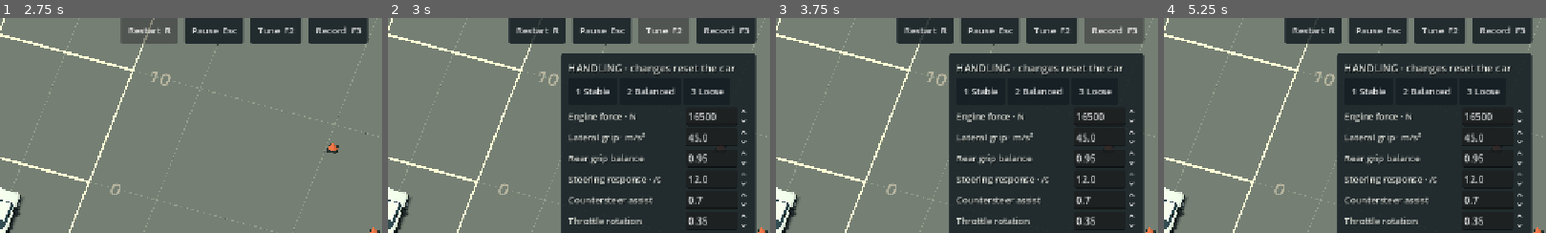
Above: before the commit, frames 1-4 (left to right).
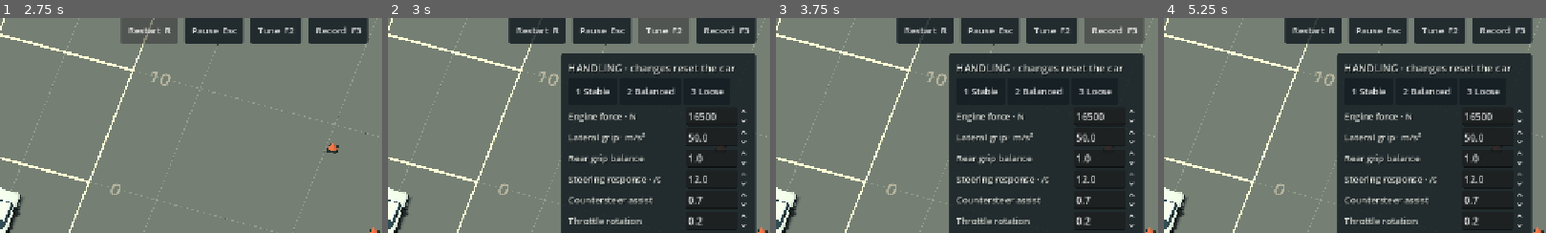
Above: after the commit, the same moments.

Repository: vmannari/beatmytrack
Game: Godot game, scene res://core/game.tscn
Two runs of this game, one before a commit and one after it. Both use one fixed random seed, a clock stepped at 60 frames per second and the inputs below.
Inputs:
- Up to frame 1 (2.75 s): click "Restart R" at 0.5 s; click "Restart R" at 1.25 s; click "Restart R" at 2 s
- Up to frame 2 (3 s): click "Tune F2" at 2.75 s
- Up to frame 3 (3.75 s): click "Record F3" at 3.5 s
- Up to frame 4 (5.25 s): click "1 Stable" at 4.25 s; click "2 Balanced" at 5 s
The pictures show only the part of the screen within x 50-100%, y 3-53%; the shares and areas given below are measured in that part.

Frame 1 is identical in both runs. In frame 2, 0.2% of the frame differs, in the area x 78-84%, y 53-97%; in frame 3, 0.2%; in frame 4, 0.2%.

Commit message:
Balance corner speed scrub and reduce sliding

Diff:
--- a/game/resources/loose.tres
+++ b/game/resources/loose.tres
@@ -3,9 +3,9 @@
 [resource]
 script = ExtResource("1")
 profile_name = "Loose"
-lateral_grip = 38.0
+lateral_grip = 44.0
 rear_grip = 0.85
-sliding_grip = 0.78
+sliding_grip = 0.85
 countersteer_assistance = 0.4
-throttle_rotation = 0.6
-throttle_grip_loss = 0.2
+throttle_rotation = 0.4
+throttle_grip_loss = 0.12
--- a/game/resources/stable.tres
+++ b/game/resources/stable.tres
@@ -3,9 +3,9 @@
 [resource]
 script = ExtResource("1")
 profile_name = "Stable"
-lateral_grip = 52.0
+lateral_grip = 56.0
 rear_grip = 1.1
-sliding_grip = 0.92
+sliding_grip = 0.96
 countersteer_assistance = 1.2
 throttle_rotation = 0.1
 throttle_grip_loss = 0.05
--- a/game/tests/test_driving.gd
+++ b/game/tests/test_driving.gd
@@ -45,6 +45,9 @@
 	legacy.engine_force = 10500.0
 	legacy.maximum_speed = 34.0
 	legacy.corner_energy_retention = 0.0
+	legacy.rear_grip = 0.95
+	legacy.throttle_rotation = 0.35
+	legacy.throttle_grip_loss = 0.12
 	legacy.steering_rate = 8.0
 	legacy.steering_angle = 0.52
 	legacy.high_speed_steering_reduction = 0.8
@@ -68,7 +71,8 @@
 	advance(old_coast, 120, 0.6, 0, 0)
 	advance(new_coast, 120, 0.6, 0, 0)
 	print("METRIC: 108 km/h coasting turn after 1s: %.1f -> %.1f km/h" % [old_coast.state.velocity.length() * 3.6, new_coast.state.velocity.length() * 3.6])
-	check(new_coast.state.velocity.length() > old_coast.state.velocity.length() + 2.0, "cornering retains materially more travel speed")
+	# Owner requested a middle ground after the 85% retention iteration.
+	check(new_coast.state.velocity.length() > old_coast.state.velocity.length() + 1.0 and new_coast.state.velocity.length() < 28.3, "cornering retains some speed while still scrubbing at least 6 km/h")
 	check(new_coast.state.velocity.dot(new_coast.state.forward()) > old_coast.state.velocity.dot(old_coast.state.forward()), "corner retention improves forward speed as well as total speed")
 	var energy_run := VehicleSimulation.new(config)
 	energy_run.state.velocity = Vector2(8, 30)
@@ -150,6 +154,7 @@
 	advance(lifted, 100, 0.8, 0, 0)
 	print("METRIC: corner slip power %.1f°, lift %.1f°" % [rad_to_deg(powered.state.slip_angle()), rad_to_deg(lifted.state.slip_angle())])
 	check(absf(powered.state.slip_angle()) > absf(lifted.state.slip_angle()) + 0.03, "throttle materially increases corner rotation/slip")
+	check(absf(powered.state.slip_angle()) < deg_to_rad(18.0), "powered corner stays below 18 degrees slip instead of the previous 27")
 	var yard := PlaygroundData.new()
 	var hit := VehicleState.new()
 	hit.position = Vector2(90, 0)
--- a/game/vehicle/handling_config.gd
+++ b/game/vehicle/handling_config.gd
@@ -3,7 +3,7 @@
 ## SI units unless noted. Arcade forces, not a physical tire model.
 
 @export var profile_name: String = "Balanced"
-@export var version: String = "handling-0.5"
+@export var version: String = "handling-0.6"
 @export_range(500.0, 2000.0, 10.0) var mass: float = 1050.0
 @export_range(1000.0, 22000.0, 100.0) var engine_force: float = 16500.0
 @export_range(2000.0, 30000.0, 100.0) var braking_force: float = 18000.0
@@ -16,19 +16,19 @@
 @export_range(0.2, 0.8, 0.01) var steering_angle: float = 0.60 # radians
 @export_range(0.0, 0.95, 0.01) var high_speed_steering_reduction: float = 0.65
 @export_range(2.0, 3.5, 0.05) var wheelbase: float = 2.55
-@export_range(6.0, 60.0, 0.25) var lateral_grip: float = 45.0 # maximum lateral acceleration
+@export_range(6.0, 60.0, 0.25) var lateral_grip: float = 50.0 # maximum lateral acceleration
 @export_range(6.0, 30.0, 0.25) var longitudinal_grip: float = 19.0 # maximum longitudinal acceleration
 @export_range(0.6, 1.4, 0.01) var front_grip: float = 1.0
-@export_range(0.6, 1.4, 0.01) var rear_grip: float = 0.95
+@export_range(0.6, 1.4, 0.01) var rear_grip: float = 1.0
 @export_range(0.1, 0.6, 0.01) var slip_threshold: float = 0.26 # radians
-@export_range(0.4, 1.0, 0.01) var sliding_grip: float = 0.85 # fraction of lateral grip
+@export_range(0.4, 1.0, 0.01) var sliding_grip: float = 0.92 # fraction of lateral grip
 @export_range(1.0, 12.0, 0.1) var grip_recovery: float = 5.0 # response/s
-@export_range(2.0, 20.0, 0.1) var lateral_response: float = 14.0 # response/s
-@export_range(0.0, 1.0, 0.05) var corner_energy_retention: float = 0.85 # lateral energy redirected into travel
+@export_range(2.0, 20.0, 0.1) var lateral_response: float = 17.0 # response/s
+@export_range(0.0, 1.0, 0.05) var corner_energy_retention: float = 0.50 # lateral energy redirected into travel
 @export_range(400.0, 4000.0, 50.0) var rotational_inertia: float = 850.0 # kg m^2 approximation
 @export_range(0.0, 3.0, 0.05) var countersteer_assistance: float = 0.65
-@export_range(0.0, 1.5, 0.05) var throttle_rotation: float = 0.35
-@export_range(0.0, 0.4, 0.01) var throttle_grip_loss: float = 0.12
+@export_range(0.0, 1.5, 0.05) var throttle_rotation: float = 0.20
+@export_range(0.0, 0.4, 0.01) var throttle_grip_loss: float = 0.07
 @export_range(0.5, 4.0, 0.1) var maximum_yaw_rate: float = 2.2 # rad/s
 @export_range(0.0, 0.8, 0.01) var collision_energy_loss: float = 0.35
 @export_range(0.0, 0.5, 0.01) var restitution: float = 0.12
Not shown, changed: DEVELOPMENT_STATUS.md
Not shown, changed: docs/DRIVING_PLAYGROUND.md
Not shown, changed: docs/evidence/driving-tests.txt
